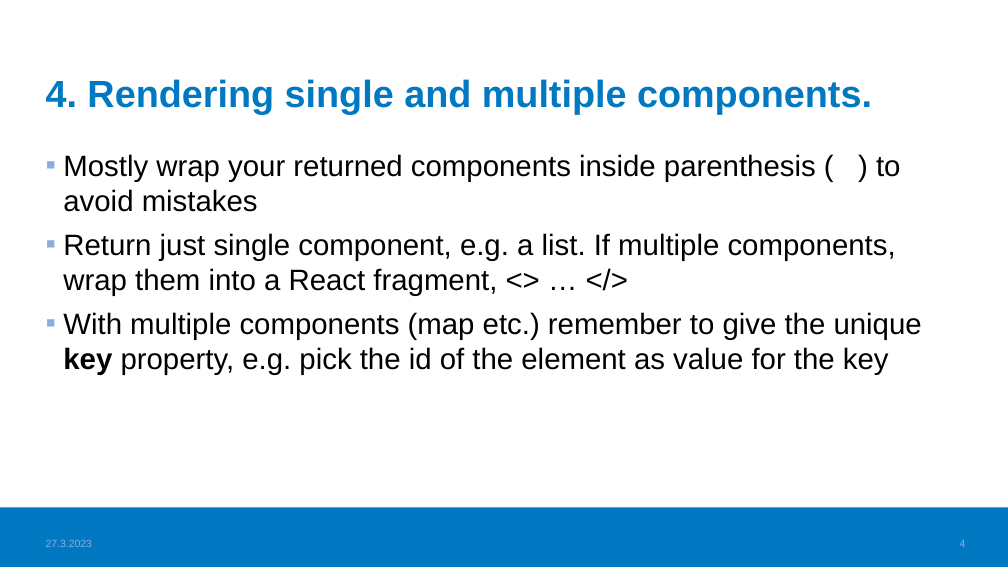
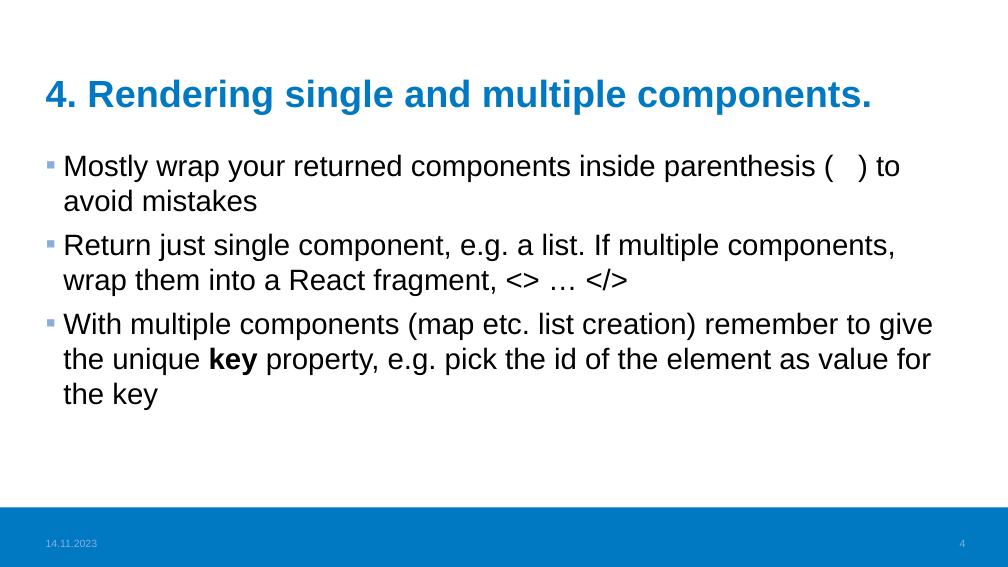
Before and after one commit to haagahelia/ohke-teknologiat, a slide deck: slide 4 of 05_frontend/Frontend_VideoTopics.pptx. Drawn at 1008x567 pixels with LibreOffice and Linux fonts; fonts in the diff are those of the drawing; background and template pictures are left out. Boxes give left, top, right and bottom in pixels: in the first picture for what was removed or moved away, otherwise in the second. Text is boxed around its words. In the diff, an @@ line names an element or a change of style, - is before the commit and + after.

```diff
--- a/05_frontend/Frontend_VideoTopics.pptx
+++ b/05_frontend/Frontend_VideoTopics.pptx
@@ text at (x1=63, y1=312, x2=933, y2=410): text changed @@
-▪ With multiple components (map etc.) remember to give the unique key property, e.g. pick the id of the element as value for the key
+▪ With multiple components (map etc. list creation) remember to give the unique key property, e.g. pick the id of the element as value for the key
@@ text at (x1=46, y1=539, x2=98, y2=547): text changed @@
-27.3.2023
+14.11.2023
```
Also in this commit, not shown: 15 other slides changed, 1 slide removed, 3 other files.
